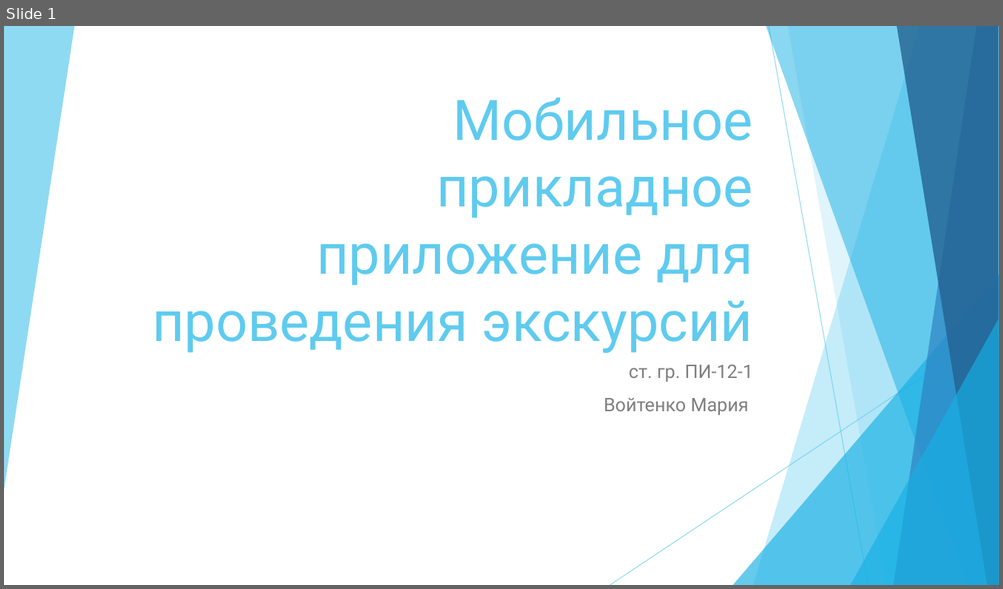
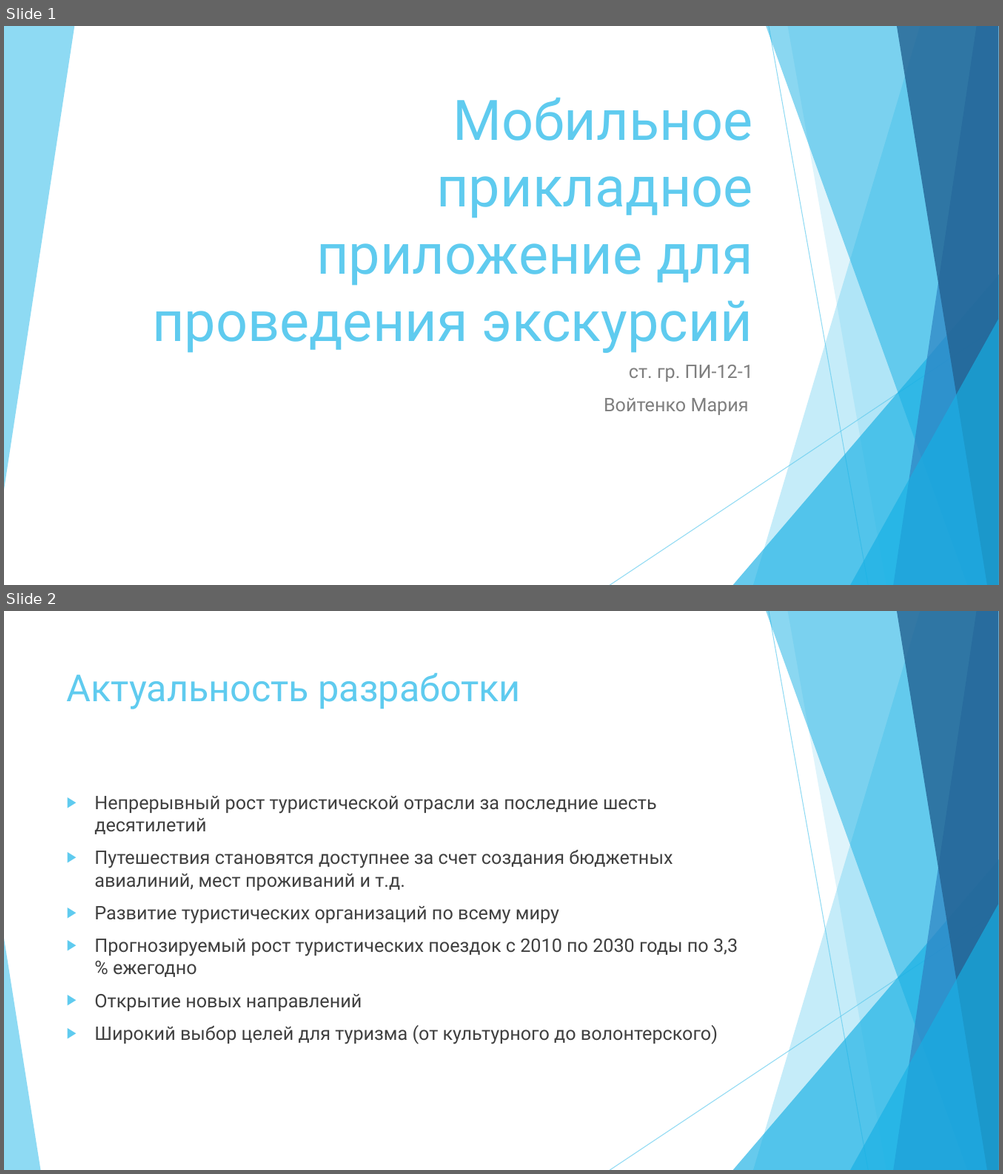
Before and after one commit to mariiaVoitenko/our, a slide deck: Мобильное прикладное приложение для проведения экскурсий.ppt. Shown one above the other, each under a label of ours: slide 1 before the commit, slides 1 and 2 after it. The pictures are 1003x589 and 1003x1174 pixels, drawn with LibreOffice and Linux fonts; fonts in the diff are those of the drawing. Boxes give left, top, right and bottom in pixels: in the first picture for what was removed or moved away, otherwise in the second. Text is boxed around its words. In the diff, an @@ line names an element or a change of style, - is before the commit and + after.

```diff
--- a/Мобильное прикладное приложение для проведения экскурсий.ppt
+++ b/Мобильное прикладное приложение для проведения экскурсий.ppt
@@ slide 2 added at [4, 611, 999, 1170], background #FFFFFF; not listed: 9 template elements that a slide beside it also shows @@
@@ title added at [67, 673, 521, 709], 36 pt, text #5FCBEF @@
+Актуальность разработки
@@ text added at [94, 796, 737, 1045], 18 pt, text #404040 @@
+▶ Непрерывный рост туристической отрасли за последние шесть десятилетий
+▶ Путешествия становятся доступнее за счет создания бюджетных авиалиний, мест проживаний и т.д.
+▶ Развитие туристических организаций по всему миру
+▶ Прогнозируемый рост туристических поездок с 2010 по 2030 годы по 3,3 % ежегодно
+▶ Открытие новых направлений
+▶ Широкий выбор целей для туризма (от культурного до волонтерского)
@@ triangle added at [4, 938, 40, 1170], fill #5FCBEF at 70% opacity @@
```
Also in this commit, not shown: 8 other slides changed, 4 other slides added, 1 slide removed, 1 other file.
